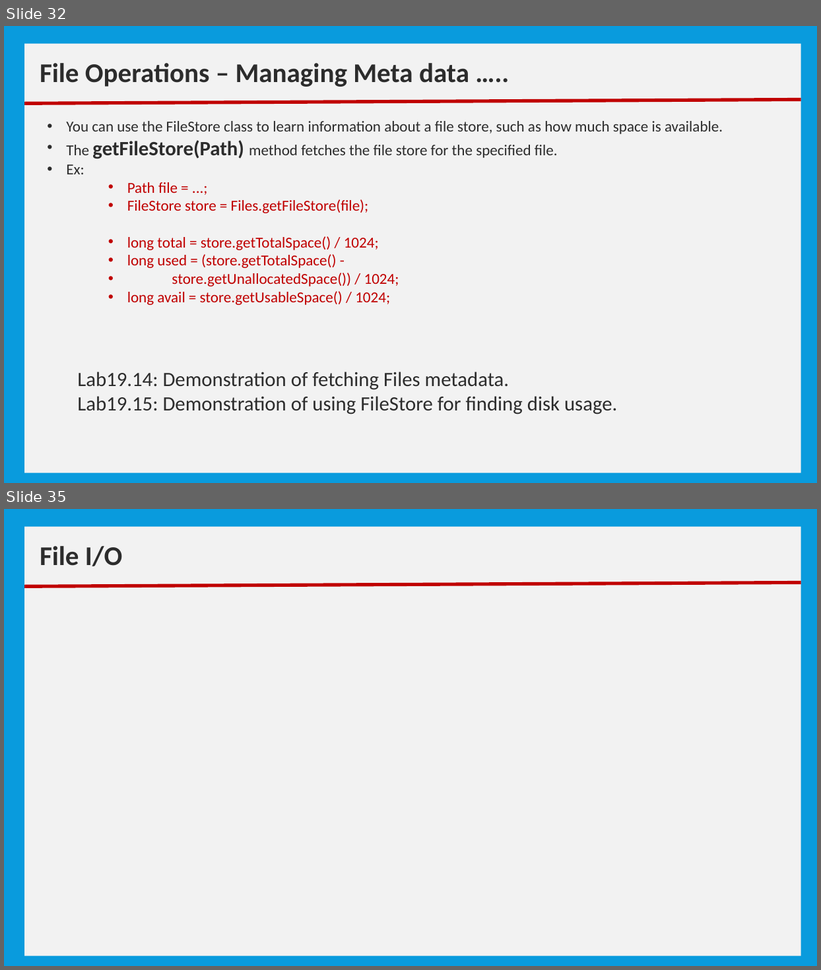
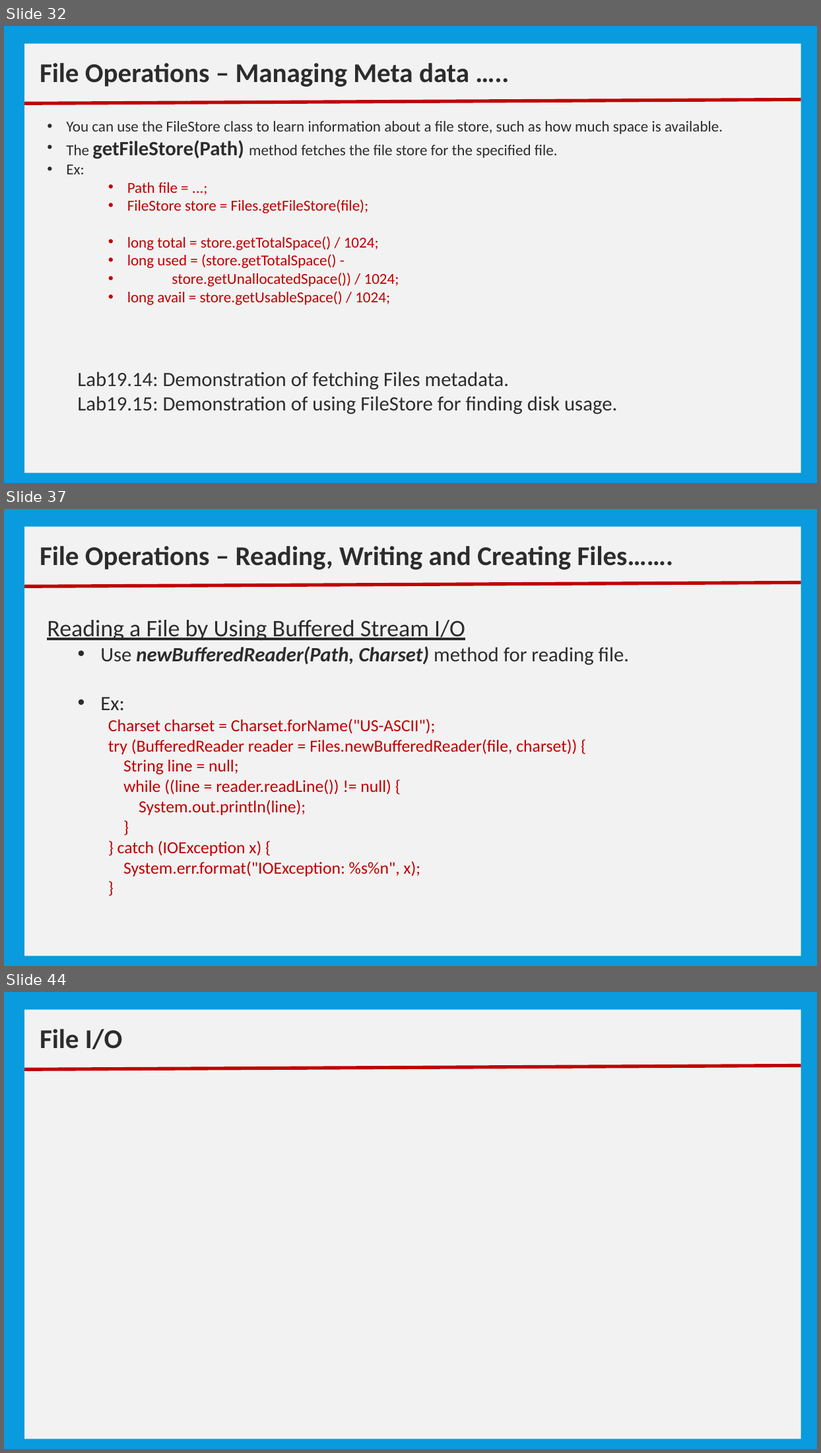
Before and after one commit to nmsgit1234/TechnicalDocs, a slide deck: training/core_java/10_Basic IO.pptx. Shown one above the other, each under a label of ours: slides 32 and 35 before the commit, slides 32, 37 and 44 after it; the slides between them are not shown. The pictures are 821x970 and 821x1453 pixels, drawn with LibreOffice and Linux fonts; fonts in the diff are those of the drawing. Boxes give left, top, right and bottom in pixels: in the first picture for what was removed or moved away, otherwise in the second. Text is boxed around its words. In the diff, an @@ line names an element or a change of style, - is before the commit and + after.

```diff
--- a/training/core_java/10_Basic IO.pptx
+++ b/training/core_java/10_Basic IO.pptx
@@ slide 37 added at [4,509,817,966], background #099BDD @@
@@ rectangle added at [24,527,801,956], fill #F2F2F2 @@
@@ text added at [40,546,673,570], 32 pt, text #2C2C2C, bold @@
+File Operations – Reading, Writing and Creating Files…….
@@ line added from (24, 586) to (801, 583), #C00000 4 pt @@
@@ text added at [47,620,629,877], 20 pt, text #C00000 @@
+Reading a File by Using Buffered Stream I/O
+  • Use newBufferedReader(Path, Charset) method for reading file.
+  • Ex:
+    Charset charset = Charset.forName("US-ASCII");
+    try (BufferedReader reader = Files.newBufferedReader(file, charset)) {
+    String line = null;
+    while ((line = reader.readLine()) != null) {
+    System.out.println(line);
+    }
+    } catch (IOException x) {
+    System.err.format("IOException: %s%n", x);
+    }
@@ what was slide 35 is now slide 44 @@
```
Also in this commit, not shown: 1 slide changed, 9 other slides added, 1 slide removed, 1 other file.
